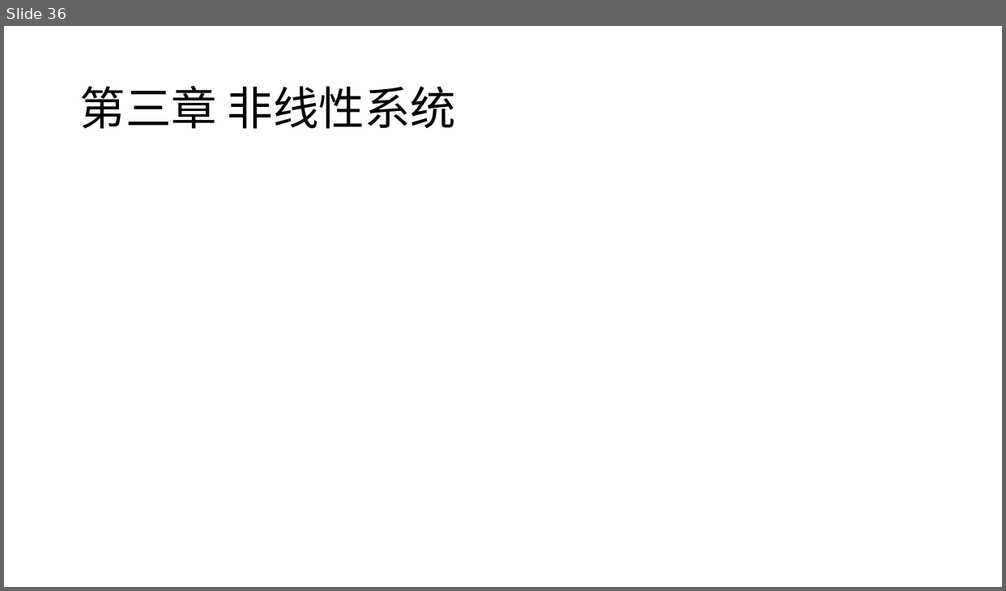
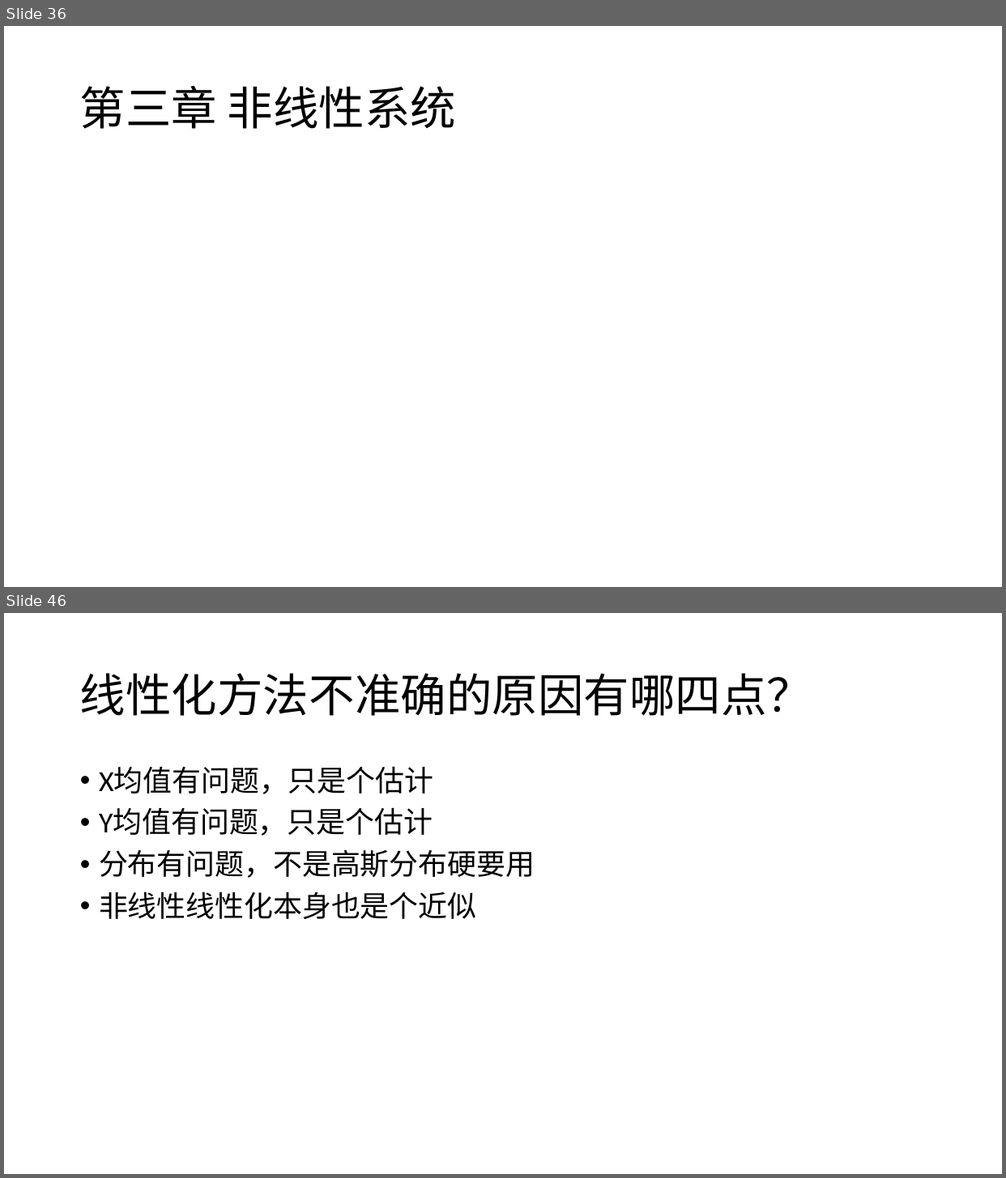
Before and after one commit to CR7dongfeng/State-Estimation, a slide deck: 问题检索清单.pptx. Shown one above the other, each under a label of ours: slide 36 before the commit, slides 36 and 46 after it; the slides between them are not shown. The pictures are 1006x591 and 1006x1178 pixels, drawn with LibreOffice and Linux fonts; fonts in the diff are those of the drawing. Boxes give left, top, right and bottom in pixels: in the first picture for what was removed or moved away, otherwise in the second. Text is boxed around its words. In the diff, an @@ line names an element or a change of style, - is before the commit and + after.

```diff
--- a/问题检索清单.pptx
+++ b/问题检索清单.pptx
@@ slide 46 added at <box>4,613,1002,1174</box>, background #FFFFFF @@
@@ title added at <box>80,673,812,716</box>, 44 pt, text #000000 @@
+线性化方法不准确的原因有哪四点？
@@ text added at <box>99,767,535,919</box>, 28 pt, text #000000 @@
+• X均值有问题，只是个估计
+• Y均值有问题，只是个估计
+• 分布有问题，不是高斯分布硬要用
+• 非线性线性化本身也是个近似
```
Also in this commit, not shown: 8 slides changed, 11 other slides added.
